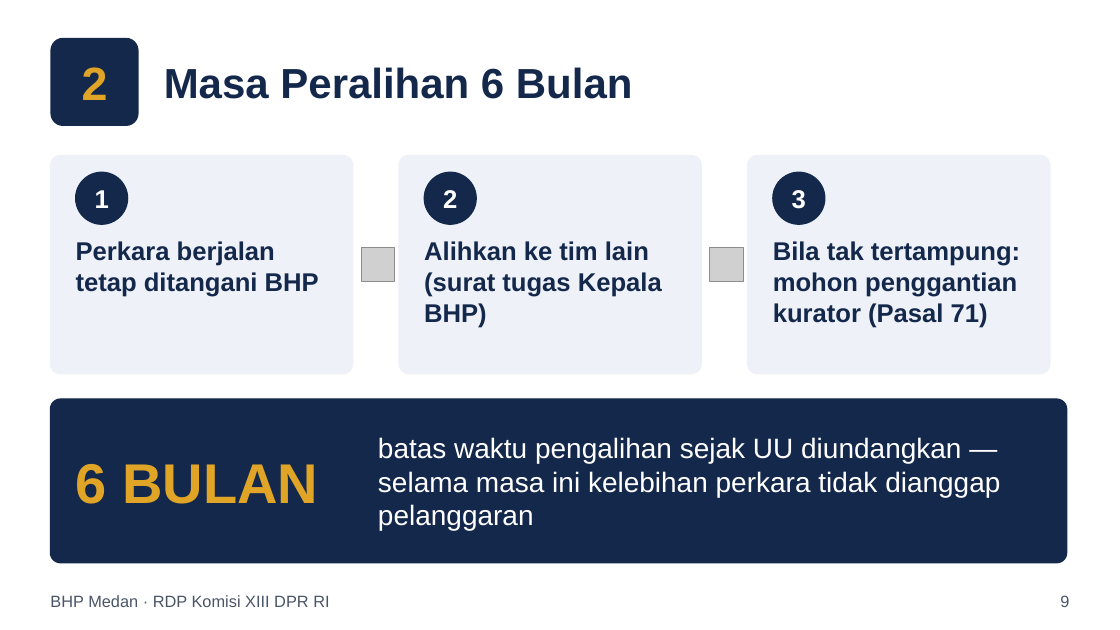
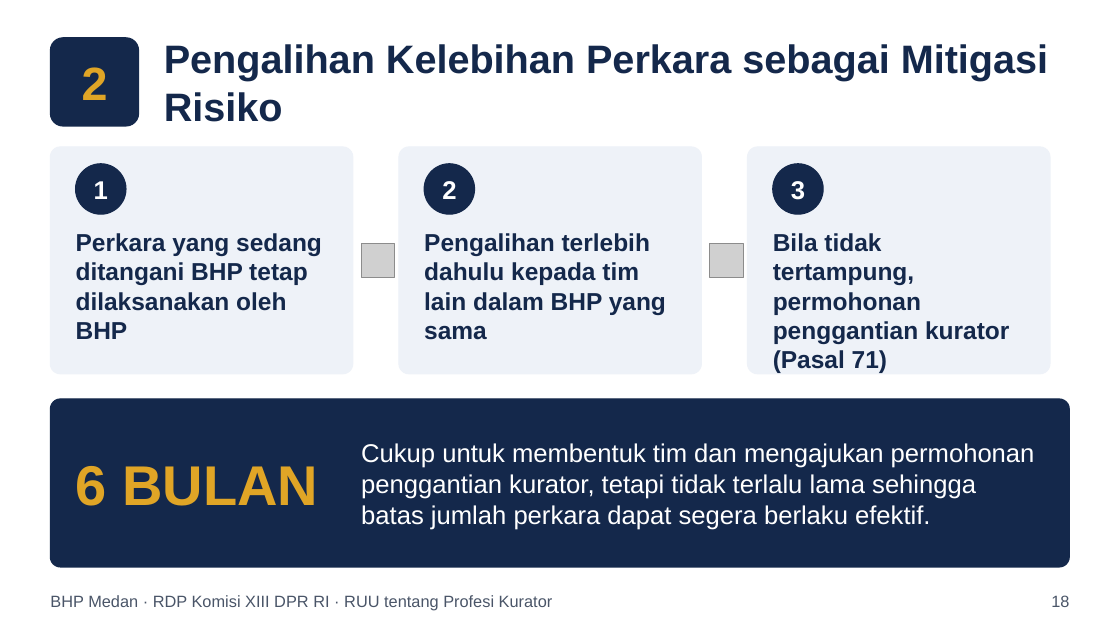
Before and after one commit to artheralawfirm-cloud/SAPAWALI, a slide deck: slide 18 of presentasi/Paparan_BHP_Medan_RUU_Profesi_Kurator.pptx (slide 9 before the commit). Drawn at 1120x630 pixels with LibreOffice and Linux fonts; fonts in the diff are those of the drawing; grey boxes stand for pictures. Boxes give left, top, right and bottom in pixels: in the first picture for what was removed or moved away, otherwise in the second. Text is boxed around its words. In the diff, an @@ line names an element or a change of style, - is before the commit and + after.

```diff
--- a/presentasi/Paparan_BHP_Medan_RUU_Profesi_Kurator.pptx
+++ b/presentasi/Paparan_BHP_Medan_RUU_Profesi_Kurator.pptx
@@ text at [164,44,1048,122]: text changed; size 36 to 34 pt @@
-Masa Peralihan 6 Bulan
+Pengalihan Kelebihan Perkara sebagai Mitigasi Risiko
@@ rounded rectangle: place and size @@
-rounded rectangle at [50,155,353,374]
+rounded rectangle at [50,147,353,374]
@@ rounded rectangle: place and size @@
-rounded rectangle at [399,155,702,374]
+rounded rectangle at [399,147,702,374]
@@ proportions changed in 4 elements at [50,399,1070,567], [50,147,353,374], [399,147,702,374], [748,147,1050,374] @@
@@ rounded rectangle: place and size @@
-rounded rectangle at [748,155,1050,374]
+rounded rectangle at [748,147,1050,374]
@@ 3 texts, 3 ellipses: place and size @@
-3 texts, 3 ellipses at [76,172,825,224]
+3 texts, 3 ellipses at [76,164,823,214]
@@ text at [76,233,322,339]: text changed; size 22 to 21 pt @@
-Perkara berjalan tetap ditangani BHP
+Perkara yang sedang ditangani BHP tetap dilaksanakan oleh BHP
@@ text at [424,233,666,340]: text changed; size 22 to 21 pt @@
-Alihkan ke tim lain (surat tugas Kepala BHP)
+Pengalihan terlebih dahulu kepada tim lain dalam BHP yang sama
@@ text at [773,233,1009,373]: text changed; size 22 to 21 pt @@
-Bila tak tertampung: mohon penggantian kurator (Pasal 71)
+Bila tidak tertampung, permohonan penggantian kurator (Pasal 71)
@@ picture: place and size @@
-picture at [361,248,395,281]
+picture at [361,244,395,277]
@@ picture: place and size @@
-picture at [710,248,744,281]
+picture at [710,244,744,277]
@@ rounded rectangle: place and size @@
-rounded rectangle at [50,399,1067,563]
+rounded rectangle at [50,399,1070,567]
@@ text at [361,443,1035,530]: text changed; size 24 to 22 pt @@
-batas waktu pengalihan sejak UU diundangkan — selama masa ini kelebihan perkara tidak dianggap pelanggaran
+Cukup untuk membentuk tim dan mengajukan permohonan penggantian kurator, tetapi tidak terlalu lama sehingga batas jumlah perkara dapat segera berlaku efektif.
@@ text at [50,595,553,611]: text changed @@
-BHP Medan · RDP Komisi XIII DPR RI
+BHP Medan · RDP Komisi XIII DPR RI · RUU tentang Profesi Kurator
@@ text at [1051,595,1069,607]: text changed @@
-9
+18
```
Also in this commit, not shown: 7 other slides changed, 40 slides added, 9 slides removed, 7 other files.
